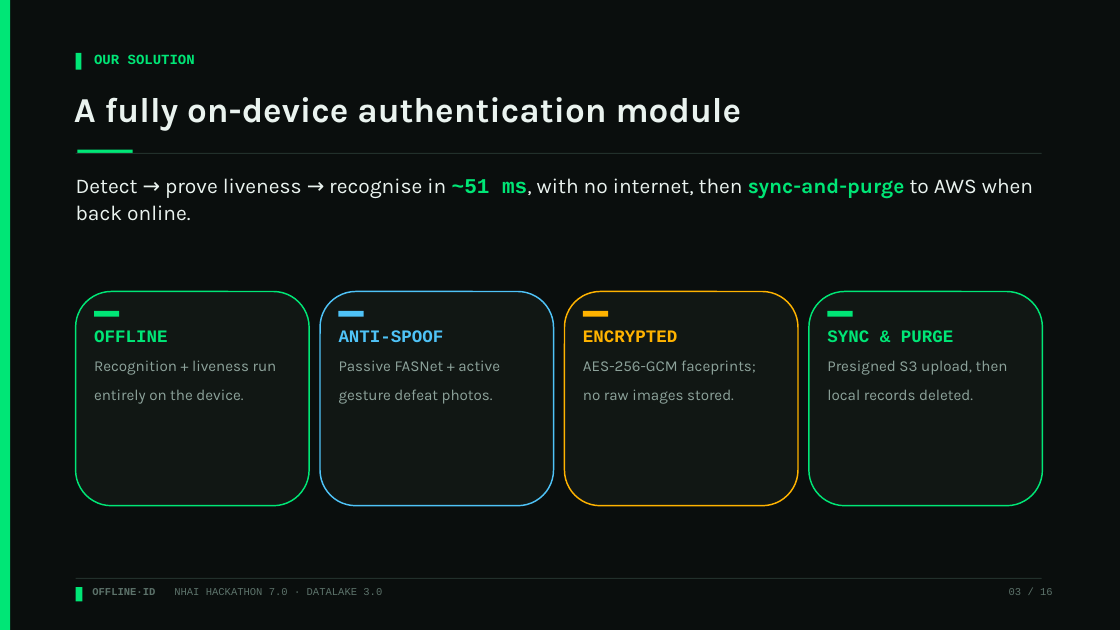
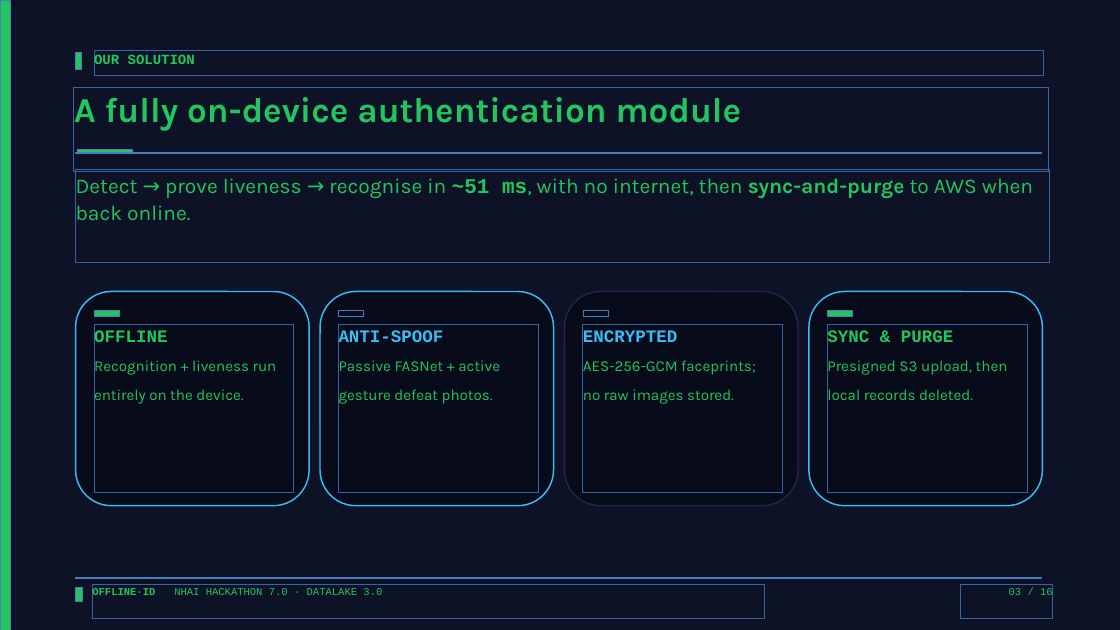
Before and after one commit to moneytosms/offlineid, a slide deck: slide 3 of submission/OfflineID_Hackathon7.pptx. Drawn at 1120x630 pixels with LibreOffice and Linux fonts; fonts in the diff are those of the drawing. Boxes give left, top, right and bottom in pixels: in the first picture for what was removed or moved away, otherwise in the second. Text is boxed around its words. In the diff, an @@ line names an element or a change of style, - is before the commit and + after.

Commit message:
style: restyle PPTX and PDF to Deep Navy/Sky Blue theme

```diff
--- a/submission/OfflineID_Hackathon7.pptx
+++ b/submission/OfflineID_Hackathon7.pptx
@@ background #0A0E0D to #0D1226 @@
@@ text "OUR SOLUTION" at (94, 54, 195, 69): text colour #00E676 to #22C55E @@
@@ text "A fully on-device authentication module" at (74, 97, 742, 131): text colour #EAF3EF to #22C55E @@
@@ text "Detect → prove liveness → ..." at (76, 178, 1033, 220): text colour #EAF3EF to #22C55E in "Detect → prove liveness → recognise in ..."; text colour #00E676 to #22C55E in "~51 ms, sync-and-purge" @@
@@ rectangle at (76, 153, 1042, 154): fill #22302B to #080C1A @@
@@ rounded rectangle at (76, 292, 309, 506): fill #111714 to #080C1A; outline #00E676 1.25 pt to #38BDF8 1.25 pt @@
@@ rounded rectangle at (320, 292, 554, 506): fill #111714 to #080C1A; outline #4FC3F7 1.25 pt to #38BDF8 1.25 pt @@
@@ rounded rectangle at (565, 292, 798, 506): fill #111714 to #080C1A; outline #FFB300 1.25 pt to #1E2847 1.25 pt @@
@@ rounded rectangle at (809, 292, 1043, 506): fill #111714 to #080C1A; outline #00E676 1.25 pt to #38BDF8 1.25 pt @@
@@ text "OFFLINE" at (94, 330, 277, 404): text colour #00E676 to #22C55E in "OFFLINE"; text colour #8DA39B to #22C55E in "Recognition + liveness run entirely on the ..." @@
@@ text "ANTI-SPOOF" at (339, 330, 500, 404): text colour #4FC3F7 to #38BDF8 in "ANTI-SPOOF"; text colour #8DA39B to #22C55E in "Passive FASNet + active gesture defeat photos." @@
@@ rectangle at (339, 311, 364, 317): fill #4FC3F7 to #080C1A @@
@@ text "ENCRYPTED" at (583, 330, 756, 404): text colour #FFB300 to #38BDF8 in "ENCRYPTED"; text colour #8DA39B to #22C55E in "AES-256-GCM faceprints; no raw images stored." @@
@@ rectangle at (583, 311, 608, 317): fill #FFB300 to #080C1A @@
@@ text "SYNC & PURGE" at (827, 330, 1008, 404): text colour #00E676 to #22C55E in "SYNC & PURGE"; text colour #8DA39B to #22C55E in "Presigned S3 upload, then local records deleted." @@
@@ fill #00E676 to #22C55E in 6 elements at (0, 0, 10, 630), (76, 587, 82, 602), (76, 53, 82, 70), (77, 150, 133, 154), (94, 311, 119, 317), (828, 311, 853, 317) @@
@@ rectangle at (76, 578, 1042, 579): fill #22302B to #080C1A @@
@@ text "OFFLINE·ID NHAI HACKATHON 7.0 · ..." at (92, 587, 382, 598): text colour #5C726A to #22C55E @@
@@ text "03 / 16" at (1009, 587, 1053, 598): text colour #5C726A to #22C55E @@
```
Also in this commit, not shown: 16 other slides changed, 1 other file.
